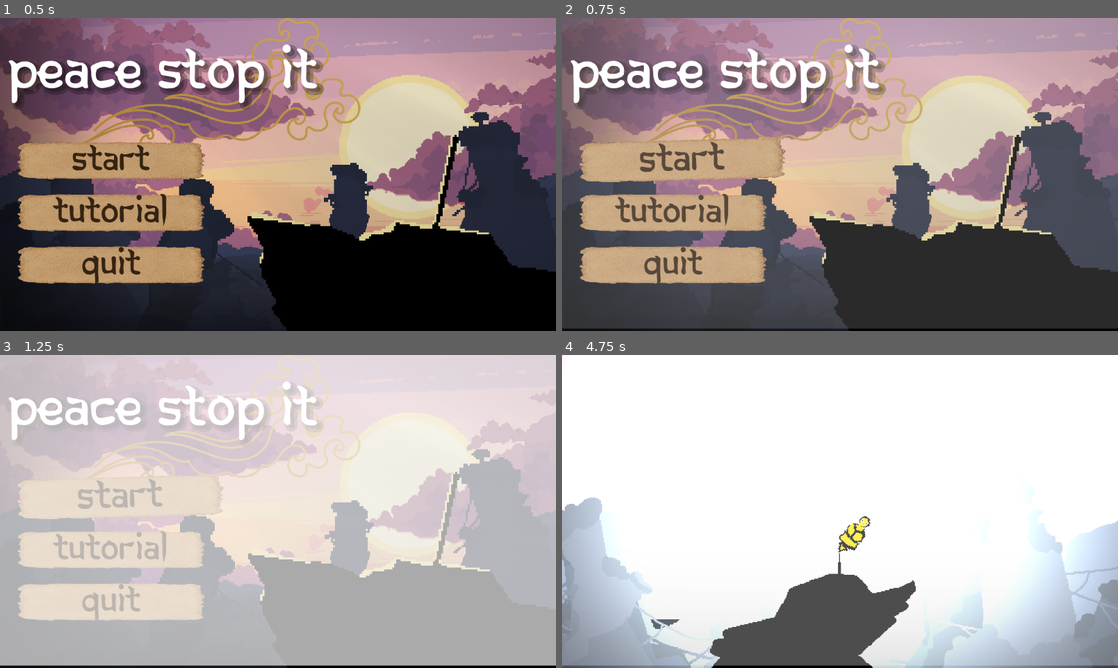
Above: before the commit, frames 1-4 (two rows, left to right).
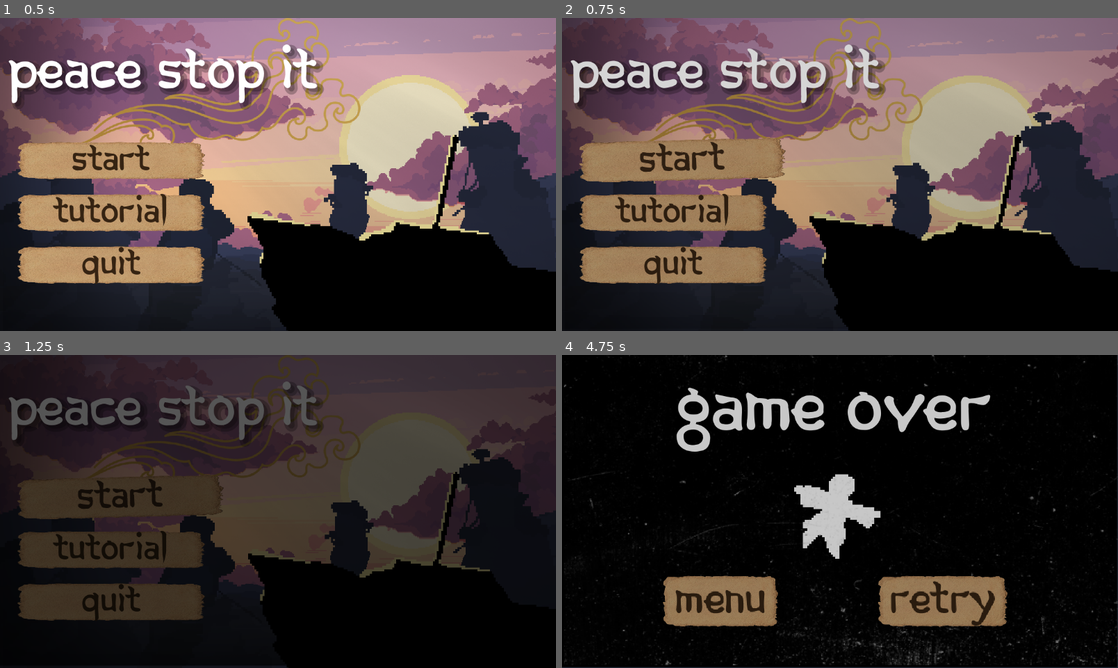
Above: after the commit, the same moments.

Repository: BluePolar282/Jame-Gam-58-2
Game: Godot game, scene res://Jame-Gam-58/UI/scenes/main_manu.tscn
Same seed, same stepped clock (60 frames per second), same inputs: the game is played once before the commit and once after it.
Inputs (mouse positions are in pixels of both pictures, inside the frame that each line leads up to):
- Up to frame 1 (0.5 s): no input
- Up to frame 2 (0.75 s): click "Start" at 0.5 s
- Up to frame 3 (1.25 s): no input
- Up to frame 4 (4.75 s): click "Start" at 1.25 s; tap Enter at 2 s; move the mouse to (867, 511) at 2.02 s; hold W (up) 2.03-4.25 s; move the mouse to (812, 511) at 2.77 s; move the mouse to (851, 505) at 3.52 s; click (717, 602) at 4.25 s, where only the run after the commit has a clickable "Menu"

Frame 1 is identical in both runs. In frame 2, 99% of the frame differs, in the area x 0-100%, y 0-100%; in frame 3, 99%; in frame 4, 100%.

Commit message:
fixed endscreen and scene starting

Diff:
--- a/Jame-Gam-58/UI/scenes/endscreen.tscn
+++ b/Jame-Gam-58/UI/scenes/endscreen.tscn
@@ -16,6 +16,13 @@
 shadow_size = 26
 shadow_color = Color(0, 0, 0, 0.180392)
 shadow_offset = Vector2(5.385, 8.83)
+
+[sub_resource type="LabelSettings" id="LabelSettings_15d7q"]
+font = ExtResource("6_sifph")
+font_size = 66
+shadow_size = 11
+shadow_color = Color(0, 0, 0, 0.2)
+shadow_offset = Vector2(3.575, 3.645)
 
 [node name="endscreen" type="Control"]
 layout_mode = 3
@@ -40,7 +47,6 @@
 texture = ExtResource("4_agioj")
 
 [node name="death" type="Sprite2D" parent="CanvasLayer"]
-visible = false
 
 [node name="ColorRect" type="ColorRect" parent="CanvasLayer/death"]
 offset_right = 1150.0
@@ -57,24 +63,45 @@
 scale = Vector2(1.95408, 1.83429)
 texture = ExtResource("3_oxdoe")
 
-[node name="CenterContainer" type="CenterContainer" parent="CanvasLayer"]
+[node name="Label" type="Label" parent="CanvasLayer"]
 anchors_preset = -1
-anchor_left = 0.5
-anchor_top = 0.174
-anchor_right = 0.5
-anchor_bottom = 0.174
-offset_left = -265.0
-offset_top = -94.752
-offset_right = 262.0
-offset_bottom = 95.248
-grow_horizontal = 2
-
-[node name="Label" type="Label" parent="CanvasLayer/CenterContainer"]
-layout_mode = 2
+offset_left = 170.0
+offset_top = 32.0
+offset_right = 957.0
+offset_bottom = 200.0
+pivot_offset = Vector2(232, 85)
 text = "THE END"
 label_settings = SubResource("LabelSettings_2ehcm")
 horizontal_alignment = 1
 vertical_alignment = 1
+
+[node name="Label2" type="Label" parent="CanvasLayer"]
+visible = false
+offset_left = 341.0
+offset_top = 399.0
+offset_right = 837.0
+offset_bottom = 567.0
+text = "Thanks for playing"
+label_settings = SubResource("LabelSettings_15d7q")
+horizontal_alignment = 1
+vertical_alignment = 1
+
+[node name="return" type="Button" parent="CanvasLayer"]
+visible = false
+anchors_preset = 7
+anchor_left = 0.5
+anchor_top = 1.0
+anchor_right = 0.5
+anchor_bottom = 1.0
+offset_left = -108.0
+offset_top = -87.0
+offset_right = 352.0
+offset_bottom = -4.0
+grow_horizontal = 2
+grow_vertical = 0
+scale = Vector2(0.475, 0.475)
+theme = ExtResource("7_vrhft")
+text = "return to menu"
 
 [node name="HBoxContainer" type="HBoxContainer" parent="CanvasLayer"]
 anchors_preset = 7
--- a/Jame-Gam-58/UI/scripts/endscreen.gd
+++ b/Jame-Gam-58/UI/scripts/endscreen.gd
@@ -7,12 +7,24 @@
 		$CanvasLayer/HBoxContainer.visible = false
 		$CanvasLayer/death.visible = false
 		$"CanvasLayer/inner-peace".visible
-		$CanvasLayer/CenterContainer/Label.text = "peace at last"
+		$CanvasLayer/Label.text = "peace at last"
+		await get_tree().create_timer(6).timeout
+		$CanvasLayer/Label2.modulate.a = 0
+		$CanvasLayer/return.modulate.a = 0
+		$CanvasLayer/Label2.visible = true
+		$CanvasLayer/return.visible = true
+		var tween = create_tween()
+		tween.tween_property($CanvasLayer/Label2, "modulate:a", 1.0, 0.5)
+		tween.tween_property($CanvasLayer/return, "modulate:a", 1.0, 0.5)
+
+
+
+
 	elif Globals.lost == true:
 		$CanvasLayer/HBoxContainer.visible = true
 		$"CanvasLayer/inner-peace".visible= false
 		$CanvasLayer/death.visible
-		$CanvasLayer/CenterContainer/Label.text = "game over"
+		$CanvasLayer/Label.text = "game over"
 
 
 func _on_menu_pressed() -> void:
--- /dev/null
+++ b/Jame-Gam-58/Utilities/scenes/main_scene.gd
@@ -0,0 +1,4 @@
+extends Node2D
+
+func _ready() -> void:
+	Globals.in_main_scene = true
--- a/Jame-Gam-58/Utilities/scenes/main_scene.tscn
+++ b/Jame-Gam-58/Utilities/scenes/main_scene.tscn
@@ -1,6 +1,7 @@
-[gd_scene load_steps=25 format=3 uid="uid://cedmi77yo3ej"]
+[gd_scene load_steps=26 format=3 uid="uid://cedmi77yo3ej"]
 
 [ext_resource type="PackedScene" uid="uid://bx4u72kmieiup" path="res://Jame-Gam-58/Utilities/scenes/bullet_spawner.tscn" id="1_ox7t7"]
+[ext_resource type="Script" path="res://Jame-Gam-58/Utilities/scenes/main_scene.gd" id="1_p41wq"]
 [ext_resource type="PackedScene" uid="uid://guryynls3o1l" path="res://Jame-Gam-58/Objects/scenes/tower.tscn" id="2_7mml0"]
 [ext_resource type="Texture2D" uid="uid://byobtri63orhw" path="res://Jame-Gam-58/Utilities/assets/Glow-PNG-File.png" id="2_ko6oc"]
 [ext_resource type="PackedScene" uid="uid://dwi8nac8a67fu" path="res://Jame-Gam-58/Objects/scenes/shield.tscn" id="3_gvl8j"]
@@ -27,6 +28,7 @@
 
 [node name="main scene" type="Node2D"]
 position = Vector2(578, 387)
+script = ExtResource("1_p41wq")
 
 [node name="background music" type="AudioStreamPlayer2D" parent="."]
 stream = ExtResource("6_pfejq")
@@ -138,8 +140,9 @@
 [node name="spawner-container2" type="Control" parent="."]
 layout_mode = 3
 anchors_preset = 0
+offset_top = 39.575
 offset_right = 40.0
-offset_bottom = 40.0
+offset_bottom = 79.575
 metadata/_edit_use_anchors_ = true
 
 [node name="bullet-spawner1" parent="spawner-container2" groups=["Left Spawner"] instance=ExtResource("1_ox7t7")]
@@ -179,6 +182,7 @@
 scale = Vector2(0.725, 0.725)
 
 [node name="shield" parent="." instance=ExtResource("3_gvl8j")]
+position = Vector2(0, 39.98)
 
 [node name="tower" parent="." instance=ExtResource("2_7mml0")]
 visibility_layer = 2
@@ -187,7 +191,7 @@
 [node name="PointLight2D" type="PointLight2D" parent="."]
 position = Vector2(3, -39)
 scale = Vector2(1.64507, 1.56412)
-color = Color(0.999998, 0.99955, 0.720167, 1)
+color = Color(1, 0.911601, 0.668853, 1)
 energy = 0.15
 texture = ExtResource("2_ko6oc")
 texture_scale = 0.71
--- a/Jame-Gam-58/Utilities/scenes/transition.tscn
+++ b/Jame-Gam-58/Utilities/scenes/transition.tscn
@@ -43,6 +43,18 @@
 "update": 0,
 "values": [Color(1, 1, 1, 1), Color(1, 1, 1, 0)]
 }
+tracks/1/type = "value"
+tracks/1/imported = false
+tracks/1/enabled = true
+tracks/1/path = NodePath("ColorRect:color")
+tracks/1/interp = 1
+tracks/1/loop_wrap = true
+tracks/1/keys = {
+"times": PackedFloat32Array(0),
+"transitions": PackedFloat32Array(1),
+"update": 0,
+"values": [Color(0, 0, 0, 1)]
+}
 
 [sub_resource type="Animation" id="Animation_56dwv"]
 resource_name = "fade-to-black"
@@ -57,6 +69,18 @@
 "transitions": PackedFloat32Array(1, 1),
 "update": 0,
 "values": [Color(1, 1, 1, 0), Color(1, 1, 1, 1)]
+}
+tracks/1/type = "value"
+tracks/1/imported = false
+tracks/1/enabled = true
+tracks/1/path = NodePath("ColorRect:color")
+tracks/1/interp = 1
+tracks/1/loop_wrap = true
+tracks/1/keys = {
+"times": PackedFloat32Array(0),
+"transitions": PackedFloat32Array(1),
+"update": 0,
+"values": [Color(0, 0, 0, 1)]
 }
 
 [sub_resource type="Animation" id="Animation_svb2x"]
--- a/Jame-Gam-58/Utilities/scripts/globals.gd
+++ b/Jame-Gam-58/Utilities/scripts/globals.gd
@@ -9,40 +9,48 @@
 
 var won = false
 var lost = false
+var in_main_scene = false
 
 signal switched_stage
 signal inner_peace
 signal game_over
 
+func _physics_process(delta: float) -> void:
+	if !in_main_scene:
+		return
+	else:
+		switch_stage()
+		in_main_scene = false
+
 func _ready() -> void:
-	switch_stage()
+	print(won)
 	game_over.connect(_game_is_over)
 
 func switch_stage():
 	stage = 1
 	switched_stage.emit()
 	print(stage)
-	await get_tree().create_timer(20).timeout
+	await get_tree().create_timer(5).timeout
 
 	stage = 2
 	switched_stage.emit()
 	print(stage)
-	await get_tree().create_timer(40).timeout
+	await get_tree().create_timer(5).timeout
 
 	stage = 3
 	switched_stage.emit()
 	print(stage)
-	await get_tree().create_timer(60).timeout
+	await get_tree().create_timer(5).timeout
 
 	stage = 4
 	switched_stage.emit()
 	print(stage)
-	await get_tree().create_timer(60).timeout
+	await get_tree().create_timer(5).timeout
 
 	stage = 5
 	switched_stage.emit()
 	print(stage)
-	await get_tree().create_timer(120).timeout
+	await get_tree().create_timer(5).timeout
 	inner_peace.emit()
 	won = true
 	await get_tree().create_timer(2).timeout
@@ -51,8 +59,8 @@
 	get_tree().change_scene_to_file("res://Jame-Gam-58/UI/scenes/endscreen.tscn")
 
 func _game_is_over():
-	won = true
-	await get_tree().create_timer(2).timeout
+	lost = true
+	await get_tree().create_timer(0.5).timeout
 	Transition.transition()
 	await Transition.transition_finished
 	get_tree().change_scene_to_file("res://Jame-Gam-58/UI/scenes/endscreen.tscn")
--- a/Jame-Gam-58/Utilities/scripts/transition.gd
+++ b/Jame-Gam-58/Utilities/scripts/transition.gd
@@ -12,8 +12,6 @@
 	animation_player.animation_finished.connect(on_animation_finished)
 	if Globals.won:
 		won = true
-	else:
-		won = false
 
 func on_animation_finished(anim_name):
 	if anim_name ==  "fade-to-black":
@@ -29,8 +27,9 @@
 		color_rect.visible = false
 
 func transition():
+	print(Globals.won)
 	color_rect.visible = true
-	if won:
+	if Globals.won:
 		animation_player.play("fade-to-white")
-	else:
+	elif !Globals.won:
 		animation_player.play("fade-to-black")
Not shown: 1 places in Jame-Gam-58/UI/scenes/endscreen.tscn that only renumber resources
